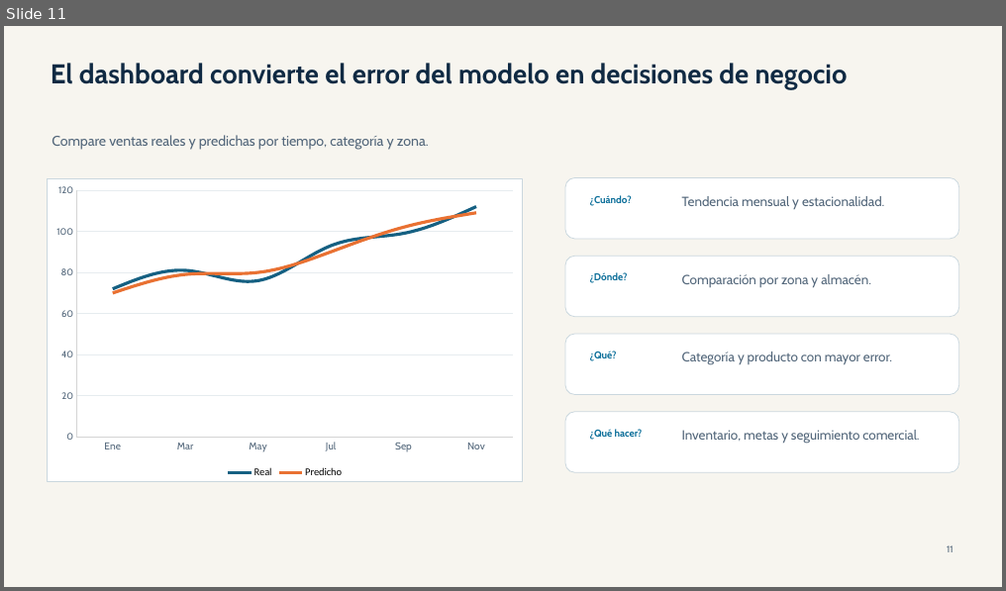
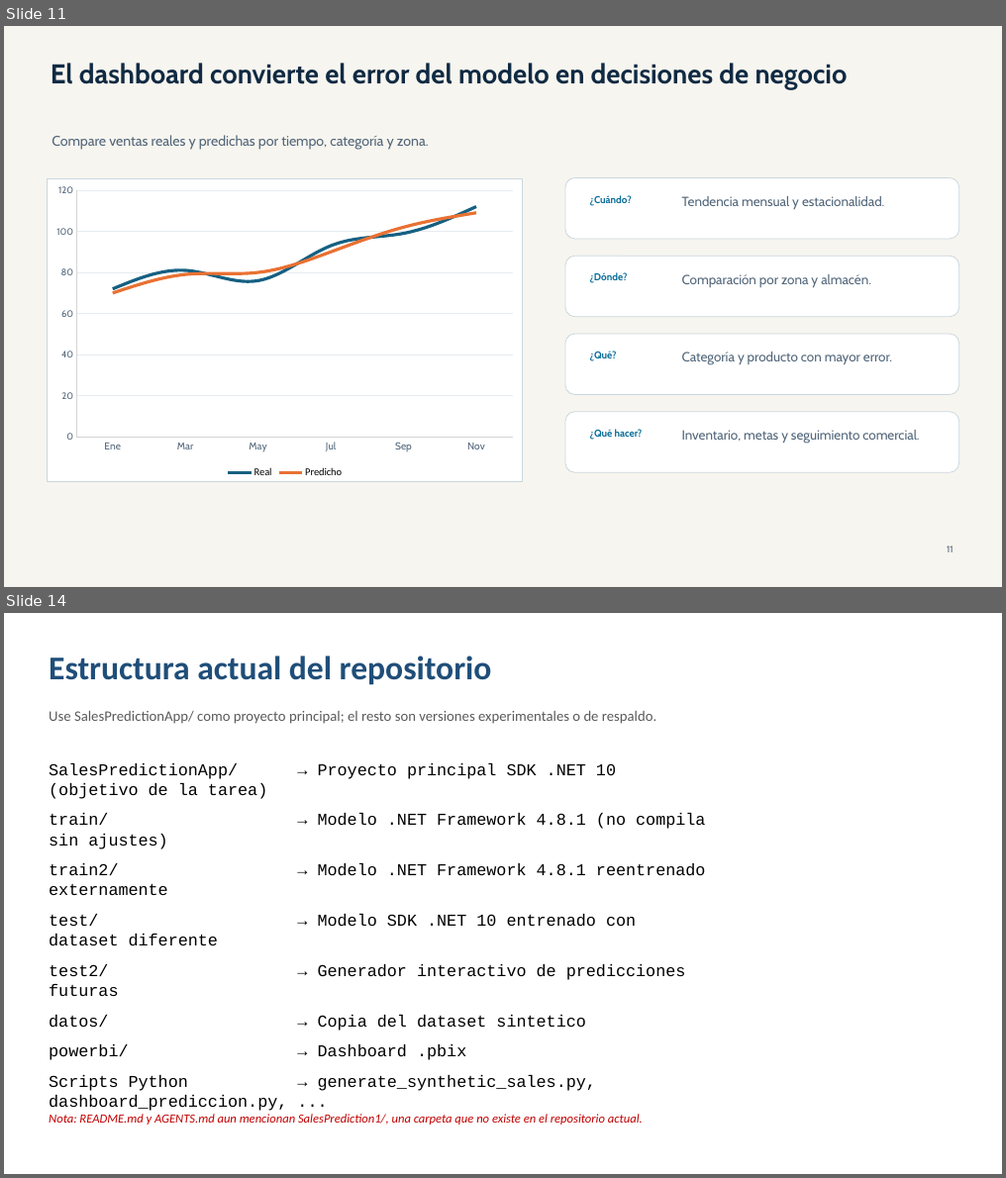
Before and after one commit to gmolina75/MLNETModelBuilder-PowerBI, a slide deck: Tarea_Prediccion_Ventas_MLNET_ModelBuilder_Paso_a_Paso.pptx. Shown one above the other, each under a label of ours: slide 11 before the commit, slides 11 and 14 after it; the slides between them are not shown. The pictures are 1006x591 and 1006x1178 pixels, drawn with LibreOffice and Linux fonts; fonts in the diff are those of the drawing. Boxes give left, top, right and bottom in pixels: in the first picture for what was removed or moved away, otherwise in the second. Text is boxed around its words. In the diff, an @@ line names an element or a change of style, - is before the commit and + after.

Commit message:
docs: actualiza presentación con estructura actual del proyecto

```diff
--- a/Tarea_Prediccion_Ventas_MLNET_ModelBuilder_Paso_a_Paso.pptx
+++ b/Tarea_Prediccion_Ventas_MLNET_ModelBuilder_Paso_a_Paso.pptx
@@ slide 14 added at (x1=4, y1=613, x2=1002, y2=1174), background #FFFFFF @@
@@ text added at (x1=49, y1=656, x2=492, y2=685), 32 pt, text #1F4E79, bold @@
+Estructura actual del repositorio
@@ text added at (x1=49, y1=711, x2=656, y2=724), 14 pt, text #5B5B5B @@
+Use SalesPredictionApp/ como proyecto principal; el resto son versiones experimentales o de respaldo.
@@ text added at (x1=49, y1=763, x2=706, y2=1111), 16 pt, text #000000 @@
+SalesPredictionApp/ → Proyecto principal SDK .NET 10 (objetivo de la tarea)
+train/ → Modelo .NET Framework 4.8.1 (no compila sin ajustes)
+train2/ → Modelo .NET Framework 4.8.1 reentrenado externamente
+test/ → Modelo SDK .NET 10 entrenado con dataset diferente
+test2/ → Generador interactivo de predicciones futuras
+datos/ → Copia del dataset sintetico
+powerbi/ → Dashboard .pbix
+Scripts Python → generate_synthetic_sales.py, dashboard_prediccion.py, ...
@@ text added at (x1=49, y1=1114, x2=643, y2=1125), 12 pt, text #C00000, italic @@
+Nota: README.md y AGENTS.md aun mencionan SalesPrediction1/, una carpeta que no existe en el repositorio actual.
```
Also in this commit, not shown: 5 slides changed, 1 other file.
